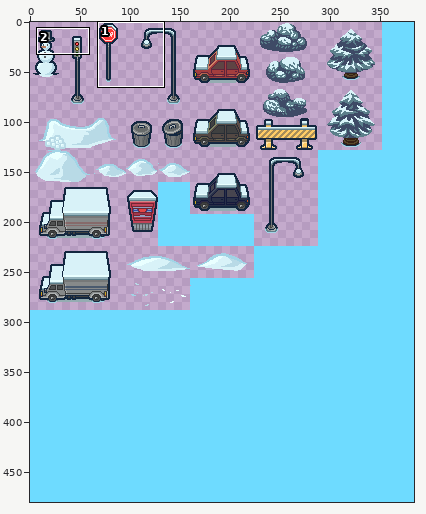
Sprite sheet: Project/Core/World/TileSetItems.png. The first picture is a wide view before the edit; the outline marks the close-up.
Close-up. Before the commit:
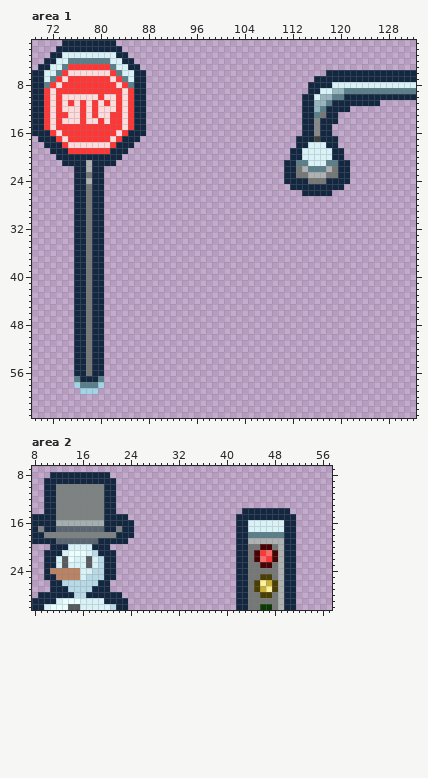
The file is 384x480 pixels. Colours within 5 levels of each other are drawn and written as one. Shown: area 1: x 69..132, y 1..63; area 2: x 8..57, y 7..30. The commit also changed other parts of the picture, which this record leaves out.
The same view after the edit:
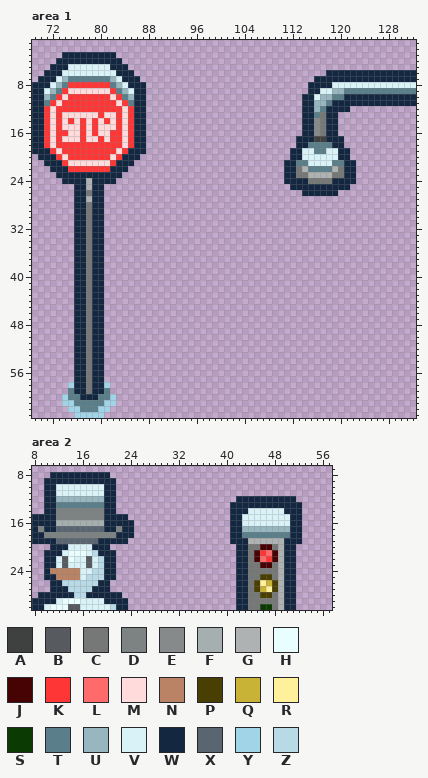
Palette (. is transparent): A #3f4040  B #575b5f  C #767878  D #7d8282  E #878a8a  F #a6afaf  G #afb2b2  H #e9ffff  J #470303  K #ff3636  L #ff6b6b  M #ffdbdb  N #ba8365  P #4a3f03  Q #c9b336  R #fff09c  S #0b3b02  T #5b7f8a  U #97b6bf  V #d8f2f8  W #132740  X #5a6572  Y #a1d4e6  Z #b8dae6
From old to new:
Changed rows in their new state; - is an unchanged pixel.
Area 1:
first column x 69:
 1 -----.........--------------------------------------------------
 2 ----...........-------------------------------------------------
 3 ---..WWWWWWWWW..------------------------------------------------
 4 --..WWWWWWWWWWW..-----------------------------------------------
 5 -..WWWVVVVVVVWWW..----------------------------------------------
 6 ..WWWVVVVVVVVVWWW..---------------------------------------------
 7 .-WWVUTTTTTTTUVWW-.---------------------------------------------
 8 --WVUT-------TUVW-----------------------------------------------
 9 --VUT-MMMMMMM-TUV-----------------------------------------------
10 --UT--KKKKK-K--TU-----------------------------------------------
11 --TKMK-K-K-K-KMKT-----------------------------------------WWWWWW
12 -----KKK-K-KKK--------------------------------------------------
13 -----M--M-MK-M--------------------------------------------------
14 ------K---KMKM----------------------------------C---------------
15 -----MMM-M-MMM----------------------------------C-W-------------
16 --KMK-MM-M-MM-KMK-------------------------------C-W-------------
17 W-KM--MM-MM-MK-MK-W-----------------------------A--W------------
18 WWKMK-KKKKKKK-KMKWW---------------------------TTTT-W------------
19 WWWKMK-------KMKWWW----------------------------TT-V-W-----------
20 -WWWKMKKKKKKKMKWWW--------------------------------V-W-----------
21 --WWWKMMMMMMMKWWW--------------------------------V-T-W----------
22 ---WWWKKKKKKKWWW---------------------------------TGC-W----------
23 ----WWW--W--WWW----------------------------------G-C-W----------
24 -----WW-----WW-----------------------------------C---W----------
25 ---------G------------------------------------------W-----------
26 --------------------------------------------------W-------------
27 ---------G------------------------------------------------------
first column x 74:
57 --W-C-W--
58 -YWWCWWY-
59 -TWWCWWT-
60 YTTWWWTTY
61 YYTTTTTYY
62 -YYTTTYY-
63 --YYYYY--
Area 2:
first column x 12:
10 VVVVVVVV---------------------------------
11 VVVVVVVV---------------------------------
12 UUUUUUUU----------------------WWWWWWWWWW-
13 TTTTTTTT---------------------WWWWWWWWWWWW
14 -----------------------------WW-VVVVVV-WW
15 -----------------------------W-VVVVVVVV-W
16 -----------------------------W-V------V-W
17 -----------------------------W-UUUUUUUU-W
18 -----------------------------W-T------T-W
19 -----------------------------W----------W
Changed places in both close-ups, as pixel boxes (x1, y1, x2, y2):
changed: (32, 40, 146, 202)
added: (380, 100, 416, 106)
changed: (308, 118, 356, 196)
changed: (62, 376, 116, 418)
changed: (56, 484, 104, 508)
changed: (230, 496, 302, 544)
